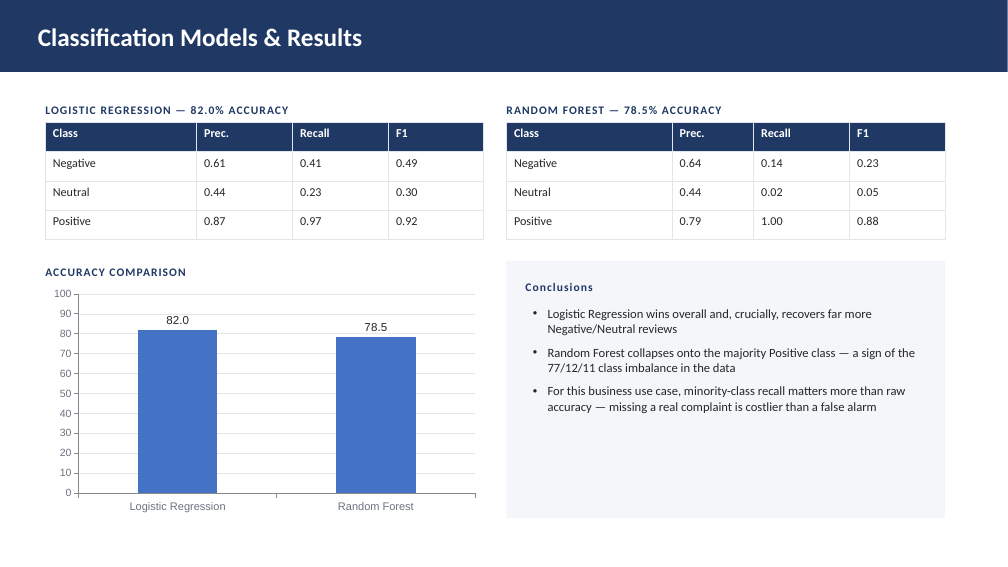
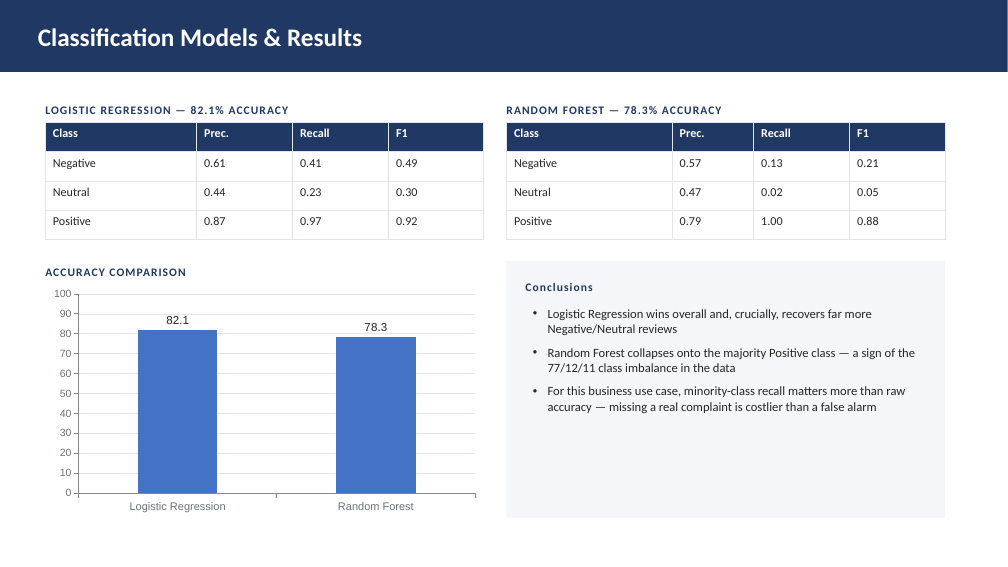
Before and after one commit to AhmedAbdullatifA/AI-Engineer-Journey, a slide deck: slide 7 of projects/ai-customer-feedback-intelligence-system/docs/Presentation_Project.pptx. Drawn at 1008x567 pixels with LibreOffice and Linux fonts; fonts in the diff are those of the drawing. Boxes give left, top, right and bottom in pixels: in the first picture for what was removed or moved away, otherwise in the second. Text is boxed around its words. In the diff, an @@ line names an element or a change of style, - is before the commit and + after.

```diff
--- a/projects/ai-customer-feedback-intelligence-system/docs/Presentation_Project.pptx
+++ b/projects/ai-customer-feedback-intelligence-system/docs/Presentation_Project.pptx
@@ text at [45, 106, 288, 114]: text changed @@
-LOGISTIC REGRESSION — 82.0% ACCURACY
+LOGISTIC REGRESSION — 82.1% ACCURACY
@@ text at [506, 106, 721, 114]: text changed @@
-RANDOM FOREST — 78.5% ACCURACY
+RANDOM FOREST — 78.3% ACCURACY
@@ table at [507, 123, 945, 240] @@
-row 2: Negative | 0.64 | 0.14 | 0.23
+row 2: Negative | 0.57 | 0.13 | 0.21
-row 3, column 2: 0.44
+row 3, column 2: 0.47
@@ column chart at [45, 284, 484, 518] @@
@@ Series 1, Logistic Regression: 82 to 82.1 @@
@@ Series 1, Random Forest: 78.5 to 78.3 @@
```
Also in this commit, not shown: 4 other slides changed, 8 other files.
